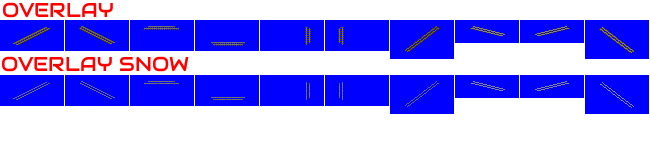
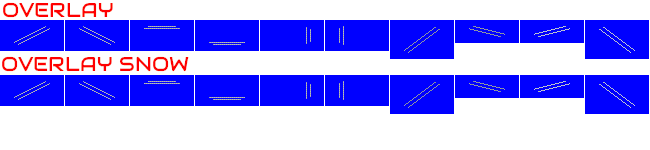
Layers edited between the first and the second w=650, h=150 image:
renamed "OVERLAY SNOW" to "MTRO", moved it above "RAIL", painted on it over [2, 26, 635, 108]
removed layer "OVERLAY" over [3, 2, 113, 18]
showed "RAIL" over [2, 26, 635, 108]
showed "ELRL" over [2, 26, 635, 108]
showed "RAVE" over [2, 26, 635, 108]
renamed "Capa pegada" to "Background", painted on it over [2, 2, 635, 108]
